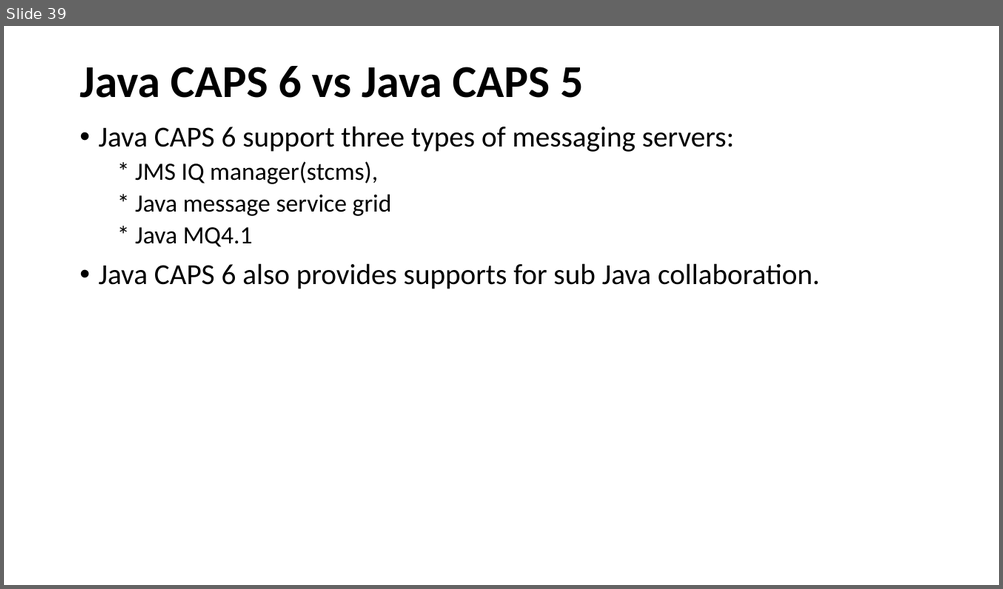
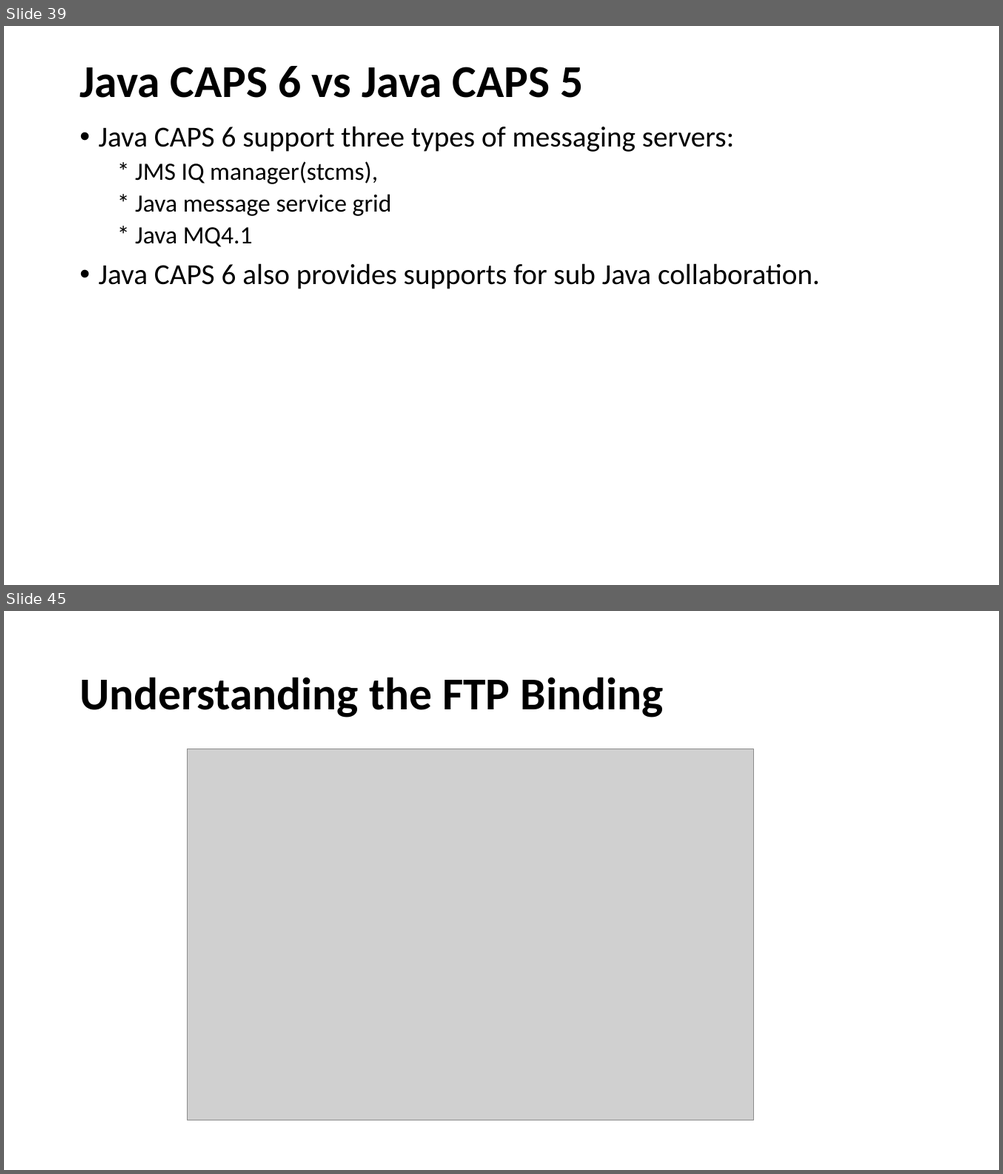
Before and after one commit to eswaribala/jcaps, a slide deck: JCAPS_63.pptx. Shown one above the other, each under a label of ours: slide 39 before the commit, slides 39 and 45 after it; the slides between them are not shown. The pictures are 1003x589 and 1003x1174 pixels, drawn with LibreOffice and Linux fonts; fonts in the diff are those of the drawing; grey boxes stand for pictures. Boxes give left, top, right and bottom in pixels: in the first picture for what was removed or moved away, otherwise in the second. Text is boxed around its words. In the diff, an @@ line names an element or a change of style, - is before the commit and + after.

```diff
--- a/JCAPS_63.pptx
+++ b/JCAPS_63.pptx
@@ slide 45 added at (x1=4, y1=611, x2=999, y2=1170), background #FFFFFF @@
@@ title added at (x1=79, y1=677, x2=663, y2=718), 44 pt, text #000000, bold @@
+Understanding the FTP Binding
@@ picture added at (x1=187, y1=749, x2=753, y2=1121) @@
```
Also in this commit, not shown: 6 other slides added.
